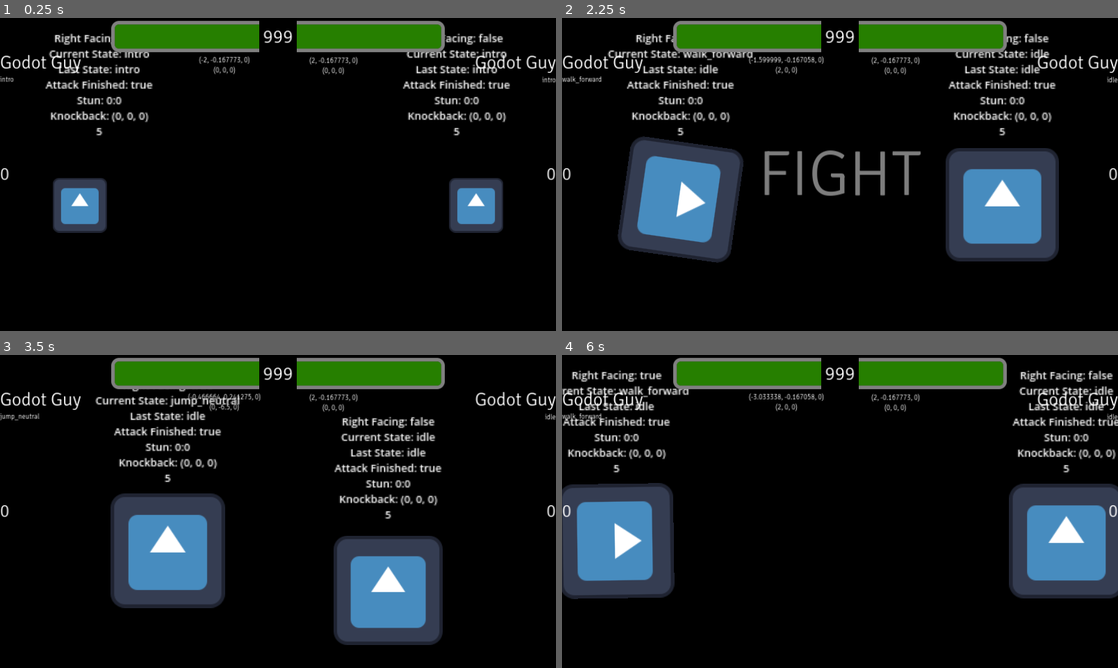
Above: before the commit, frames 1-4 (two rows, left to right).
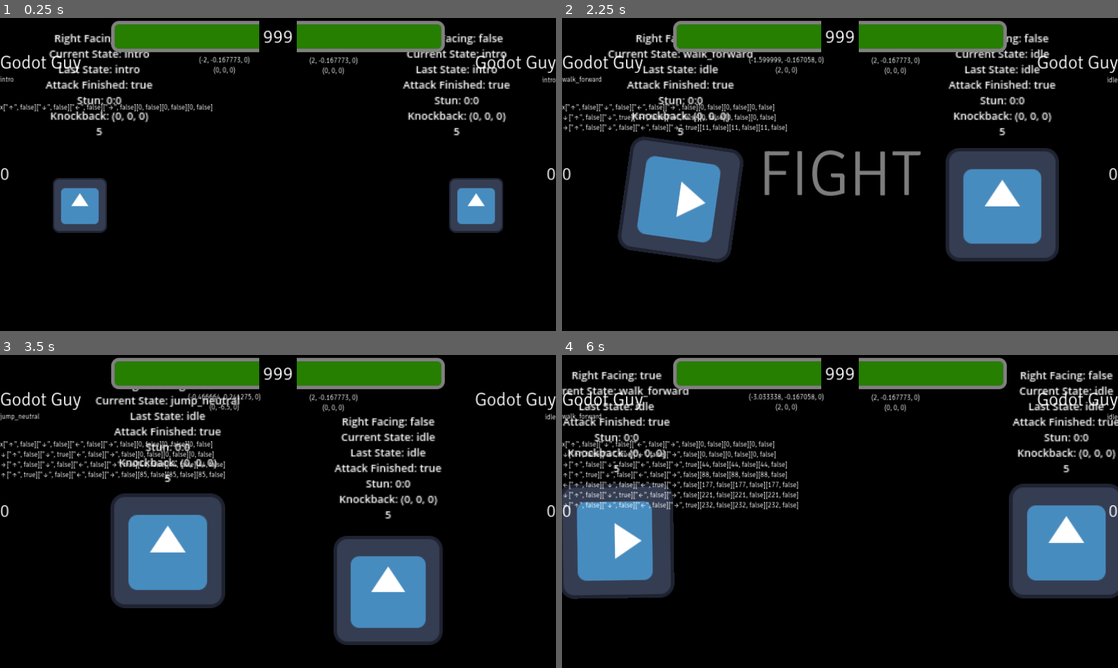
Above: after the commit, the same moments.

Repository: SHyguymoll/FightingGameEngineExampleCharacter
Game: Godot game, scene res://Test Character/TestCharacter.tscn
Two runs of this game, one before a commit and one after it. Both use one fixed random seed, a clock stepped at 60 frames per second and the inputs below. The engine's default icon, where the game draws it, is replaced by a stand-in: a white triangle on a blue panel in a dark square.
Inputs:
- Up to frame 1 (0.25 s): no input
- Up to frame 2 (2.25 s): hold D (first_right) 0.53-1.28 s; hold S (first_down) 1.28-2.03 s; hold D (first_right) from 2.03 s (still down)
- Up to frame 3 (3.5 s): release D (first_right) at 2.78 s; hold W (first_up) from 2.78 s (still down)
- Up to frame 4 (6 s): release W (first_up) at 3.53 s; hold A (first_left) 3.53-5.03 s; hold S (first_down) 5.03-5.78 s; hold D (first_right) from 5.78 s (still down)

The runs differ from the first frame. In frame 1, 0.4% of the frame differs, in the area x 0-39%, y 27-30%; in frame 2, 1.2%; in frame 3, 1.7%; in frame 4, 3.1%, in the area x 0-43%, y 27-50%.

Commit message:
significantly expanded build_inputs_tracked
also nerfed crouch_c in last commit whoops

Diff:
--- a/GodotGuy/MainScript.gd
+++ b/GodotGuy/MainScript.gd
@@ -416,8 +416,8 @@
 
 const QUARTER_CIRCLE_FORWARD = [2,3,6]
 const QUARTER_CIRCLE_BACK = [2,1,4]
-const Z_MOTION_FORWARD = [6,2,3]
-const Z_MOTION_BACK = [4,2,1]
+const Z_MOTION_FORWARD = [6,5,2,3]
+const Z_MOTION_BACK = [4,5,2,1]
 
 func convert_directions_into_numpad_notation(up, down, back, forward) -> int:
 	if up:
--- a/Test Character/Game.gd
+++ b/Test Character/Game.gd
@@ -164,7 +164,12 @@
 		Vector3(CAMERAMAXX, CAMERAMAXY, $Camera3D.position.z)
 	)
 
-var directionDictionary = { 0: "x", 1: "↑", 2: "↓", 4: "←", 8: "→", 5: "↖", 6: "↙", 9: "↗", 10: "↘" }
+var directionDictionary = {
+	"": "x",
+	"up": "↑", "down": "↓", "left": "←", "right": "→",
+	"upleft": "↖", "downleft": "↙",
+	"upright": "↗", "downright": "↘"
+}
 
 func attack_value(attackHash: int) -> String:
 	return (" Ø" if bool(attackHash % 2) else " 0") + \
@@ -186,17 +191,40 @@
 		ret_dict["button" + str(i)] = input_dict["button" + str(i)].slice(from, to)
 	return ret_dict
 
-func build_inputs_tracked(p1_buf, p2_buf) -> void:
+func build_inputs_tracked(p1_buf : Dictionary, p2_buf : Dictionary) -> void:
+	var lookup_string := ""
+	var dirs := ["up", "down", "left", "right"]
+
 	$HUD/P1Inputs.text = ""
 	for i in range(len(p1_buf.up)):
+		lookup_string = ""
+		lookup_string += dirs[0] if p1_buf[dirs[0]][i][1] else ""
+		lookup_string += dirs[1] if p1_buf[dirs[1]][i][1] else ""
+		lookup_string += dirs[2] if p1_buf[dirs[2]][i][1] else ""
+		lookup_string += dirs[3] if p1_buf[dirs[3]][i][1] else ""
+		$HUD/P1Inputs.text += directionDictionary[lookup_string]
+		$HUD/P1Inputs.text += "\t"
 		for button in p1_buf:
-			$HUD/P1Inputs.text += str(p1_buf[button][i])
+			if button in dirs:
+				$HUD/P1Inputs.text += str([directionDictionary[button], p1_buf[button][i][1]])
+			else:
+				$HUD/P1Inputs.text += str(p1_buf[button][i])
 		$HUD/P1Inputs.text += "\n"
 
 	$HUD/P2Inputs.text = ""
 	for i in range(len(p2_buf.up)):
+		lookup_string = ""
+		lookup_string += dirs[0] if p2_buf[dirs[0]][i][1] else ""
+		lookup_string += dirs[1] if p2_buf[dirs[1]][i][1] else ""
+		lookup_string += dirs[2] if p2_buf[dirs[2]][i][1] else ""
+		lookup_string += dirs[3] if p2_buf[dirs[3]][i][1] else ""
+		$HUD/P2Inputs.text += directionDictionary[lookup_string]
+		$HUD/P2Inputs.text += "\t"
 		for button in p2_buf:
-			$HUD/P2Inputs.text += str(p2_buf[button][i])
+			if button in dirs:
+				$HUD/P2Inputs.text += str([directionDictionary[button], p2_buf[button][i][1]])
+			else:
+				$HUD/P2Inputs.text += str(p2_buf[button][i])
 		$HUD/P2Inputs.text += "\n"
 
 #convert to hash to simplify comparisons
--- a/Test Character/TestCharacter.tscn
+++ b/Test Character/TestCharacter.tscn
@@ -61,7 +61,6 @@
 text = "Player 1 Character"
 
 [node name="P1Inputs" type="Label" parent="HUD"]
-visible = false
 offset_top = 292.0
 offset_right = 495.0
 offset_bottom = 356.0
